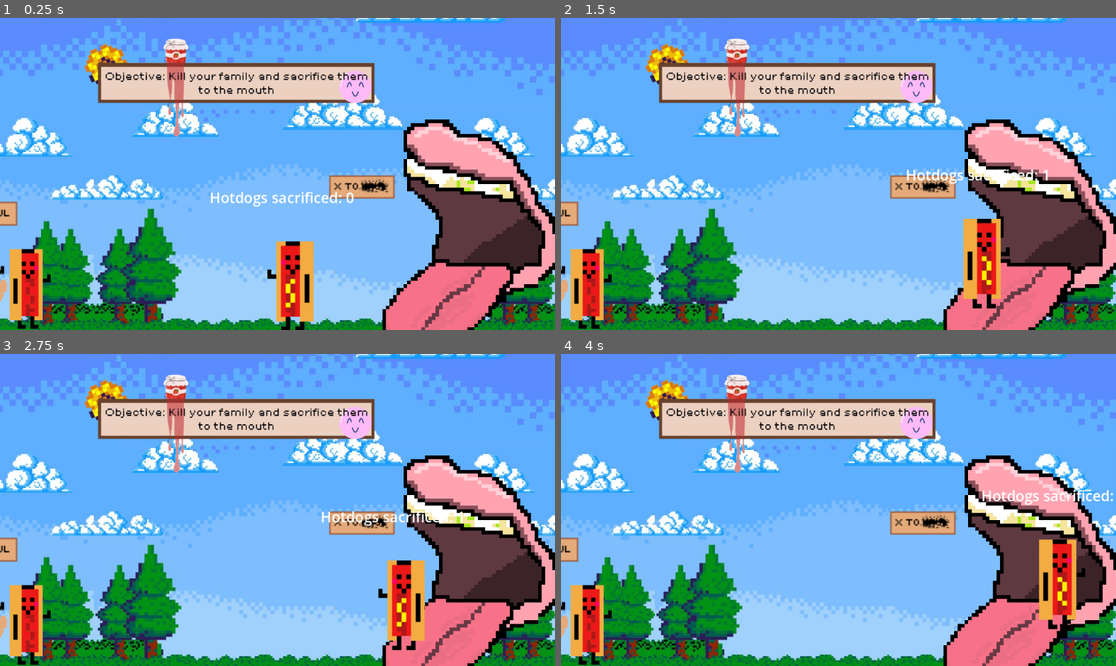
Above: before the commit, frames 1-4 (two rows, left to right).
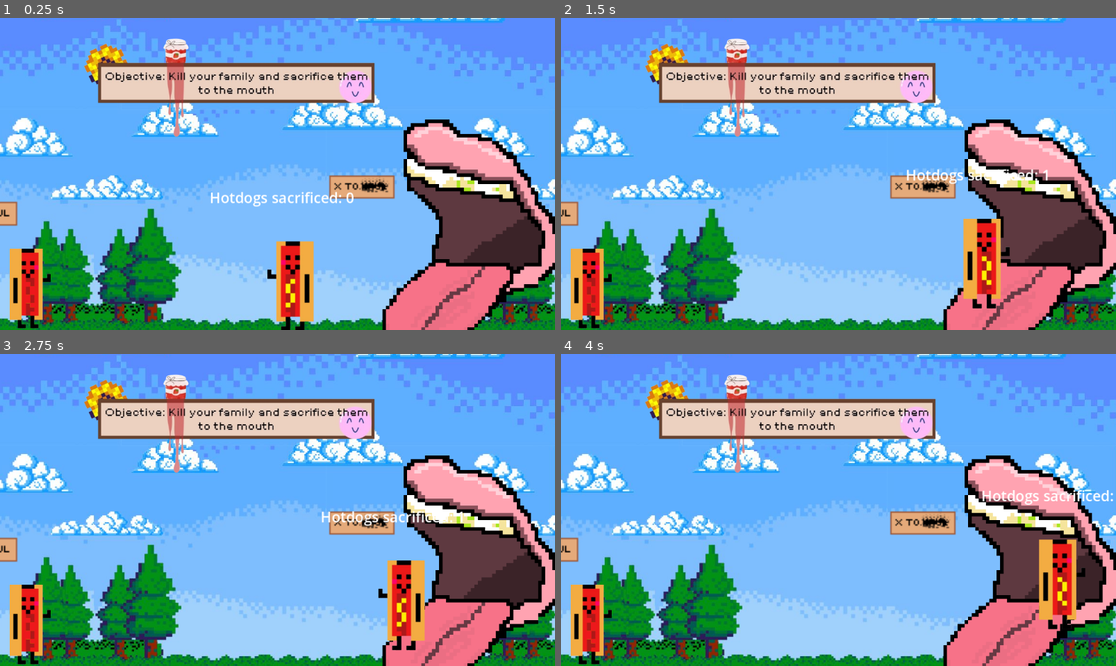
Above: after the commit, the same moments.

Repository: AudreyS108/daydream-project
Game: Godot game, scene res://scenes/game.tscn
The game is run twice, just before and just after one commit, with the same random seed, the same clock (stepped at 60 frames per second) and the same inputs.
Inputs:
- Up to frame 1 (0.25 s): no input
- Up to frame 2 (1.5 s): tap Enter (ui_accept) at 0.5, 0.77 s; hold Right (ui_right) from 0.53 s (still down); tap F at 0.6 s; tap X at 0.8, 1.35 s
- Up to frame 3 (2.75 s): tap Enter (ui_accept) at 1.52 s; tap F at 1.55, 2.1 s; release Right (ui_right) at 2.03 s; hold Left (ui_left) from 2.03 s (still down); tap X at 2.3 s
- Up to frame 4 (4 s): release Left (ui_left) at 2.78 s; hold Right (ui_right) from 2.78 s (still down); tap X at 2.85, 3.8 s; tap Enter (ui_accept) at 3.02, 3.77 s; tap F at 3.05, 3.6 s

The runs differ from the first frame. In frame 1, 0.2% of the frame differs, in the area x 0-10%, y 73-100%; in frame 2, 0.2%; in frame 3, 0.2%; in frame 4, 0.2%.

Commit message:
Added files, modified script
Added second hotdog to the story mode.

Diff:
--- /dev/null
+++ b/scenes/Area1.tscn
@@ -0,0 +1,17 @@
+[gd_scene load_steps=3 format=3 uid="uid://bv0hcj1b2hqyp"]
+
+[ext_resource type="Texture2D" uid="uid://b2imbiapgxkrg" path="res://assets/Sprites/PlayerKetchup.png" id="1_m0ugd"]
+
+[sub_resource type="RectangleShape2D" id="RectangleShape2D_r1s12"]
+size = Vector2(158, 64)
+
+[node name="Area2D" type="Area2D"]
+
+[node name="CollisionShape2D" type="CollisionShape2D" parent="."]
+position = Vector2(69, 22)
+shape = SubResource("RectangleShape2D_r1s12")
+
+[node name="Sprite2D" type="Sprite2D" parent="."]
+position = Vector2(35.5, -31.5078)
+scale = Vector2(0.442708, 0.442708)
+texture = ExtResource("1_m0ugd")
--- a/scenes/Area2.tscn
+++ b/scenes/Area2.tscn
@@ -1,10 +1,17 @@
-[gd_scene load_steps=2 format=3 uid="uid://bdah5aj2vxmbs"]
+[gd_scene load_steps=3 format=3 uid="uid://rgknpquj3g81"]
 
-[sub_resource type="RectangleShape2D" id="RectangleShape2D_2n6h3"]
-size = Vector2(232, 43)
+[ext_resource type="Texture2D" uid="uid://baj5s1a0831rt" path="res://assets/Sprites/elderlyHotdog.png" id="1_t0msj"]
 
-[node name="MouthArea" type="Area2D"]
+[sub_resource type="RectangleShape2D" id="RectangleShape2D_r1s12"]
+size = Vector2(158, 64)
+
+[node name="Area2D" type="Area2D"]
 
 [node name="CollisionShape2D" type="CollisionShape2D" parent="."]
-position = Vector2(3, 10)
-shape = SubResource("RectangleShape2D_2n6h3")
+position = Vector2(69, 22)
+shape = SubResource("RectangleShape2D_r1s12")
+
+[node name="Sprite2D" type="Sprite2D" parent="."]
+position = Vector2(39.8751, -36.1154)
+scale = Vector2(0.025836, 0.025836)
+texture = ExtResource("1_t0msj")
--- /dev/null
+++ b/scenes/MouthArea.tscn
@@ -0,0 +1,10 @@
+[gd_scene load_steps=2 format=3 uid="uid://doij8y8ecudvq"]
+
+[sub_resource type="RectangleShape2D" id="RectangleShape2D_2n6h3"]
+size = Vector2(232, 43)
+
+[node name="MouthArea" type="Area2D"]
+
+[node name="CollisionShape2D" type="CollisionShape2D" parent="."]
+position = Vector2(3, 10)
+shape = SubResource("RectangleShape2D_2n6h3")
--- a/scenes/Player.tscn
+++ b/scenes/Player.tscn
@@ -1,9 +1,10 @@
-[gd_scene load_steps=8 format=3 uid="uid://cqxcdhfp1tm65"]
+[gd_scene load_steps=9 format=3 uid="uid://cqxcdhfp1tm65"]
 
 [ext_resource type="Script" uid="uid://cll0wm4eiwo6q" path="res://scripts/player.gd" id="1_3li8b"]
 [ext_resource type="Texture2D" uid="uid://kbjmgpma3xr3" path="res://assets/Sprites/PlayerNormal1.png" id="1_v6fml"]
 [ext_resource type="Texture2D" uid="uid://b6j1bj2pgfbo6" path="res://assets/Sprites/PlayerNormal2.png" id="2_3li8b"]
 [ext_resource type="Texture2D" uid="uid://gilg06xgxgva" path="res://assets/Sprites/CarryHotdog.png" id="2_mdl7e"]
+[ext_resource type="Texture2D" uid="uid://bdsr6lj0immch" path="res://assets/Sprites/CarryHotdog2.png" id="3_qu4a1"]
 
 [sub_resource type="SpriteFrames" id="SpriteFrames_mdl7e"]
 animations = [{
@@ -12,7 +13,15 @@
 "texture": ExtResource("2_mdl7e")
 }],
 "loop": true,
-"name": &"Holding",
+"name": &"Holding1",
+"speed": 5.0
+}, {
+"frames": [{
+"duration": 1.0,
+"texture": ExtResource("3_qu4a1")
+}],
+"loop": true,
+"name": &"Holding2",
 "speed": 5.0
 }, {
 "frames": [{
@@ -40,7 +49,7 @@
 position = Vector2(9, -103)
 scale = Vector2(0.499349, 0.499349)
 sprite_frames = SubResource("SpriteFrames_mdl7e")
-animation = &"Holding"
+animation = &"Holding2"
 autoplay = "Idle"
 
 [node name="AttackArea" type="Area2D" parent="AnimatedSprite2D"]
--- a/scenes/game.gd
+++ b/scenes/game.gd
@@ -18,53 +18,71 @@
 
 @onready var mouth_sprite: AnimatedSprite2D = $Mouth/AnimatedSprite2D
 
-@onready var Hotdog1: Area2D = $Area2D
+@onready var Hotdog1: Area2D = $Area1
+@onready var Hotdog2: Area2D = $Area2
 
-var is_colliding_with_area2d = false
-var is_colliding_with_area2d2 = false
+var is_colliding_with_area1 = false
+var is_colliding_with_area2 = false
 var sacrifices = 0
 
-func _on_area_2d_body_entered(body: Node2D) -> void:
+func _on_area1_body_entered(body: Node2D) -> void:
 	if body.name == "Player":
 		print("Player entered the area!")
-		is_colliding_with_area2d = true
+		is_colliding_with_area1 = true
+
+func _on_area1_body_exited(body: Node2D) -> void:
+	if body.name == "Player":
+		print("Player exited the area!")
+		is_colliding_with_area1 = false
 
 
-func _on_area_2d_body_exited(body: Node2D) -> void:
-	if body.name == "Player":
-		print("Player exited the area!")
-		is_colliding_with_area2d = false
+func _on_area2_body_entered(body: Node2D) -> void:
+	is_colliding_with_area2 = true
+
+func _on_area2_body_exited(body: Node2D) -> void:
+	is_colliding_with_area2 = false
+
+
 
 func _on_mouth_area_body_entered(body: Node2D) -> void:
 	if body.name == "Player":
 		print("Player entered the area2!")
-		is_colliding_with_area2d2 = true
+		is_colliding_with_area2 = true
 
 func _on_mouth_area_body_exited(body: Node2D) -> void:
 	if body.name == "Player":
 		print("Player exited the area!")
-		is_colliding_with_area2d2 = false
+		is_colliding_with_area2 = false
 
 func wait(seconds: float) -> void:
 	await get_tree().create_timer(seconds).timeout
 
 func _input(event):
 	if event is InputEventKey and event.pressed and not event.echo:
-		if event.keycode == KEY_F and is_colliding_with_area2d: # and is colliding with hotdog ADD
-			if event.keycode == KEY_F and is_colliding_with_area2d == false:
+		if event.keycode == KEY_F and is_colliding_with_area1: # and is colliding with hotdog ADD
+			if event.keycode == KEY_F and is_colliding_with_area1 == false:
 				player_sprite.play("Idle")
-			player_sprite.play("Holding")
+			player_sprite.play("Holding1")
 			print("Play anim")
 			audio_player1.stream = load("res://assets/Sounds/nono (1).mp3")
 			audio_player1.play()
 			Hotdog1.queue_free()
 
+		if event.keycode == KEY_F and is_colliding_with_area2: # and is colliding with hotdog ADD
+			if event.keycode == KEY_F and is_colliding_with_area2 == false:
+				player_sprite.play("Idle")
+			player_sprite.play("Holding2")
+			print("Play anim")
+			audio_player1.stream = load("res://assets/Sounds/nono (1).mp3")
+			audio_player1.play()
+			Hotdog2.queue_free()
+
 		if event.keycode == KEY_X:
-			if is_colliding_with_area2d2 == false:
+			if is_colliding_with_area2 == false:
 				sacrifices = sacrifices
 				label.text = "Hotdogs sacrificed: " + str(sacrifices)
 				audio_player2.stop()
-			if is_colliding_with_area2d2 == true : #and player_sprite.animation == "Holding"
+			if is_colliding_with_area2 == true : #and player_sprite.animation == "Holding"
 				mouth_sprite.play("With_Ketchup")
 
 				player_sprite.play("Idle")
@@ -75,7 +93,7 @@
 				sacrifices = sacrifices + 1
 				print("text set")
 				label.text = "Hotdogs sacrificed: " + str(sacrifices)
-				is_colliding_with_area2d2 = false
+				is_colliding_with_area2 = false
 
 				await get_tree().create_timer(1.5).timeout
 				mouth_sprite.play("With_some_ketchup")
--- a/scenes/game.tscn
+++ b/scenes/game.tscn
@@ -10,10 +10,11 @@
 [ext_resource type="Texture2D" uid="uid://0ttatly65po4" path="res://assets/Sprites/F Sign.png" id="9_0tnpc"]
 [ext_resource type="PackedScene" uid="uid://do78wjcc5x2of" path="res://scenes/Area.tscn" id="10_kvpfn"]
 [ext_resource type="Texture2D" uid="uid://dmr0oy2ajpwai" path="res://assets/Sprites/X Sign.png" id="10_vtaks"]
-[ext_resource type="PackedScene" uid="uid://bdah5aj2vxmbs" path="res://scenes/Area2.tscn" id="11_kvpfn"]
+[ext_resource type="PackedScene" uid="uid://rgknpquj3g81" path="res://scenes/Area2.tscn" id="11_kvpfn"]
 [ext_resource type="Texture2D" uid="uid://dsgavbyidpyy" path="res://assets/Sprites/pixil-frame-0 (8).png" id="12_dinhu"]
 [ext_resource type="AudioStream" uid="uid://l4jka3bubxu6" path="res://assets/Sounds/nono (1).wav" id="14_ca42v"]
 [ext_resource type="AudioStream" uid="uid://vsx8h2xnqsi" path="res://assets/Sounds/crunchie mm.mp3" id="15_ca42v"]
+[ext_resource type="PackedScene" uid="uid://doij8y8ecudvq" path="res://scenes/MouthArea.tscn" id="15_ir15t"]
 
 [sub_resource type="WorldBoundaryShape2D" id="WorldBoundaryShape2D_yqjtg"]
 distance = 28.0
@@ -78,14 +79,14 @@
 scale = Vector2(2.70833, 2.65833)
 texture = ExtResource("10_vtaks")
 
-[node name="Area2D" parent="." instance=ExtResource("10_kvpfn")]
-position = Vector2(-155, -53)
+[node name="Area1" parent="." instance=ExtResource("10_kvpfn")]
+position = Vector2(-155, -54)
 
-[node name="MouthArea" parent="." instance=ExtResource("11_kvpfn")]
-position = Vector2(786, -113)
+[node name="Area2" parent="." instance=ExtResource("11_kvpfn")]
+position = Vector2(-434, -56)
 
 [node name="BasketOfHotdogs" type="Sprite2D" parent="."]
-position = Vector2(-272, -249)
+position = Vector2(-979, -251)
 scale = Vector2(1.31771, 1.32133)
 texture = ExtResource("12_dinhu")
 
@@ -116,7 +117,12 @@
 stream = ExtResource("15_ca42v")
 volume_db = 8.914
 
-[connection signal="body_entered" from="Area2D" to="." method="_on_area_2d_body_entered"]
-[connection signal="body_exited" from="Area2D" to="." method="_on_area_2d_body_exited"]
+[node name="MouthArea" parent="." instance=ExtResource("15_ir15t")]
+position = Vector2(789, -114)
+
+[connection signal="body_entered" from="Area1" to="." method="_on_area1_body_entered"]
+[connection signal="body_exited" from="Area1" to="." method="_on_area1_body_exited"]
+[connection signal="body_entered" from="Area2" to="." method="_on_area2_body_entered"]
+[connection signal="body_exited" from="Area2" to="." method="_on_area2_body_exited"]
 [connection signal="body_entered" from="MouthArea" to="." method="_on_mouth_area_body_entered"]
 [connection signal="body_exited" from="MouthArea" to="." method="_on_mouth_area_body_exited"]
Binary file added: PROJECT/index.apple-touch-icon.png
Not shown, added: PROJECT/index.apple-touch-icon.png.import
Binary file added: PROJECT/index.icon.png
Not shown, added: PROJECT/index.icon.png.import
Binary file added: PROJECT/index.png
Not shown, added: PROJECT/index.png.import
Binary file added: assets/Sprites/CarryHotdog2.png
Not shown, added: assets/Sprites/CarryHotdog2.png.import
Not shown, changed: export_presets.cfg
Not shown, changed: index.apple-touch-icon.png.import
Not shown, changed: index.icon.png.import
Not shown, changed: index.png.import
(and 12 more such lines)
